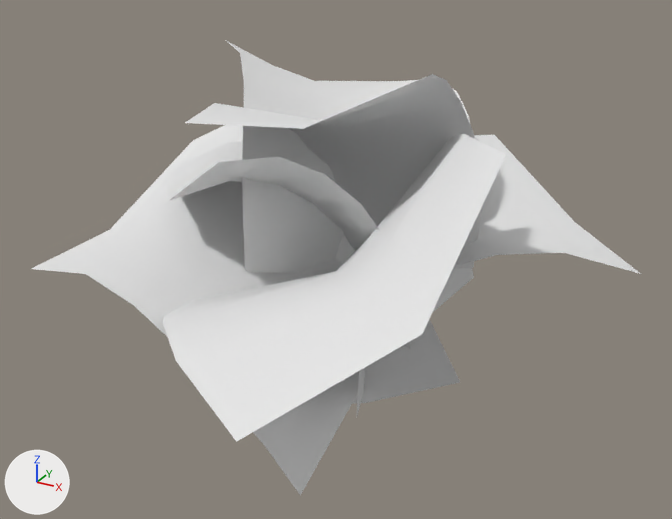
Before and after pictures for a commit that changed the glTF model shards/acidfields/gadgets/fan_palm/meshes/fan_palm.glb.
Rendered twice from a 50 mm camera at (2.71, -5.36, 3.81) aimed at (-0.06, -0.34, 1.3). The lights are fixed; the arrows at lower left show +X, +Y and +Z. The first picture is the older version.
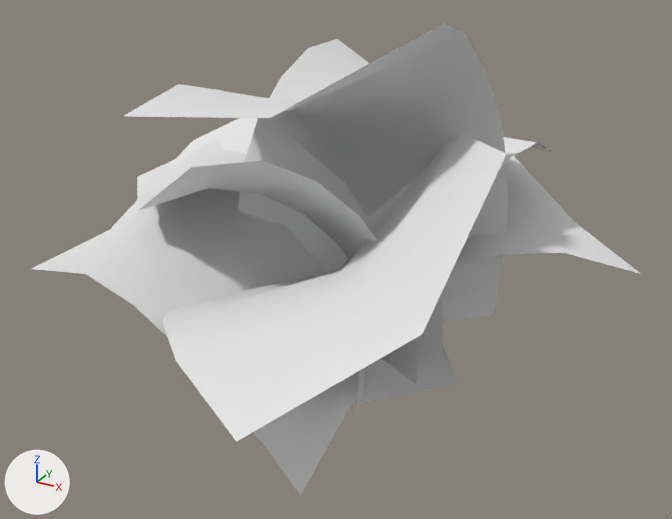
The change, as a diff of the scene's bpy script:
```diff
--- a/shards/acidfields/gadgets/fan_palm/meshes/fan_palm.glb.py
+++ b/shards/acidfields/gadgets/fan_palm/meshes/fan_palm.glb.py
@@ ob_plane_002 @@
 ob_plane_002 = bpy.data.objects.new('Plane.002', me_plane)
-ob_plane_002.location = (0.0, 0.0, 0.704)
+ob_plane_002.location = (0.0, 0.0, 0.487)
 ob_plane_002.rotation_euler = (0.38, 0.0, 2.203)  # degrees (22, 0, 126)
-ob_plane_002.scale = (0.832, 0.832, 0.832)
+ob_plane_002.scale = (0.963, 0.963, 0.963)
@@ ob_plane_004 @@
 ob_plane_004 = bpy.data.objects.new('Plane.004', me_plane)
-ob_plane_004.location = (-0.121, 0.065, 1.023)
-ob_plane_004.rotation_euler = (0.482, 0.0, 0.787)  # degrees (28, 0, 45)
-ob_plane_004.scale = (0.832, 0.832, 0.832)
+ob_plane_004.location = (-0.039, -0.059, 0.419)
+ob_plane_004.rotation_euler = (0.482, 0.0, -0.101)  # degrees (28, 0, -5.8)
+ob_plane_004.scale = (0.832, 0.965, 1.25)
@@ ob_plane_005 @@
 ob_plane_005 = bpy.data.objects.new('Plane.005', me_plane)
-ob_plane_005.location = (0.021, -0.132, 1.131)
+ob_plane_005.location = (0.021, -0.132, 0.687)
 ob_plane_005.rotation_euler = (0.71, 0.0, 3.139)  # degrees (41, 0, 180)
-ob_plane_005.scale = (0.751, 0.751, 0.751)
+ob_plane_005.scale = (0.879, 1.09, 1.16)
```

Where the change shows, as pixel boxes (x1, y1, x2, y2) in the pictures (672 x 519 px):
'Plane.005', moved, rescaled (29% wider, 53% taller): before (185, 74, 482, 269); after (124, 23, 508, 321)
'Plane.004', moved, turned, rescaled: before (225, 40, 470, 273); after (238, 39, 553, 368)
'Plane.002', moved, rescaled (14% wider, 16% taller): before (165, 141, 410, 349); after (137, 143, 417, 385)
